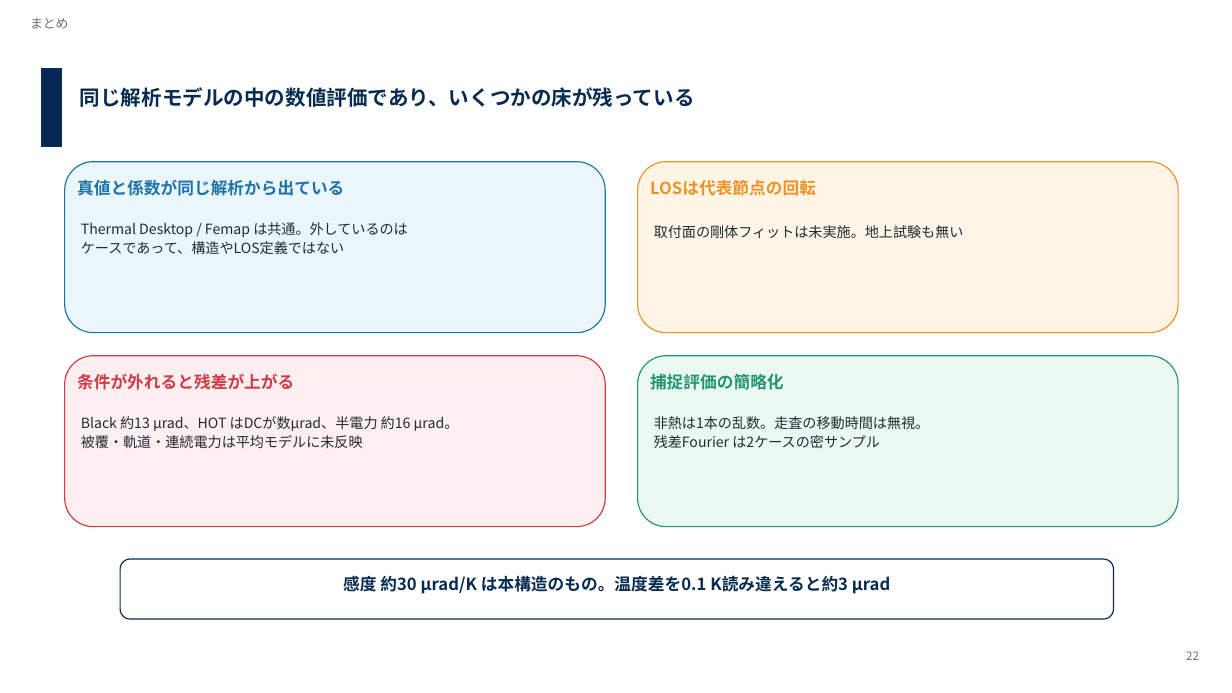
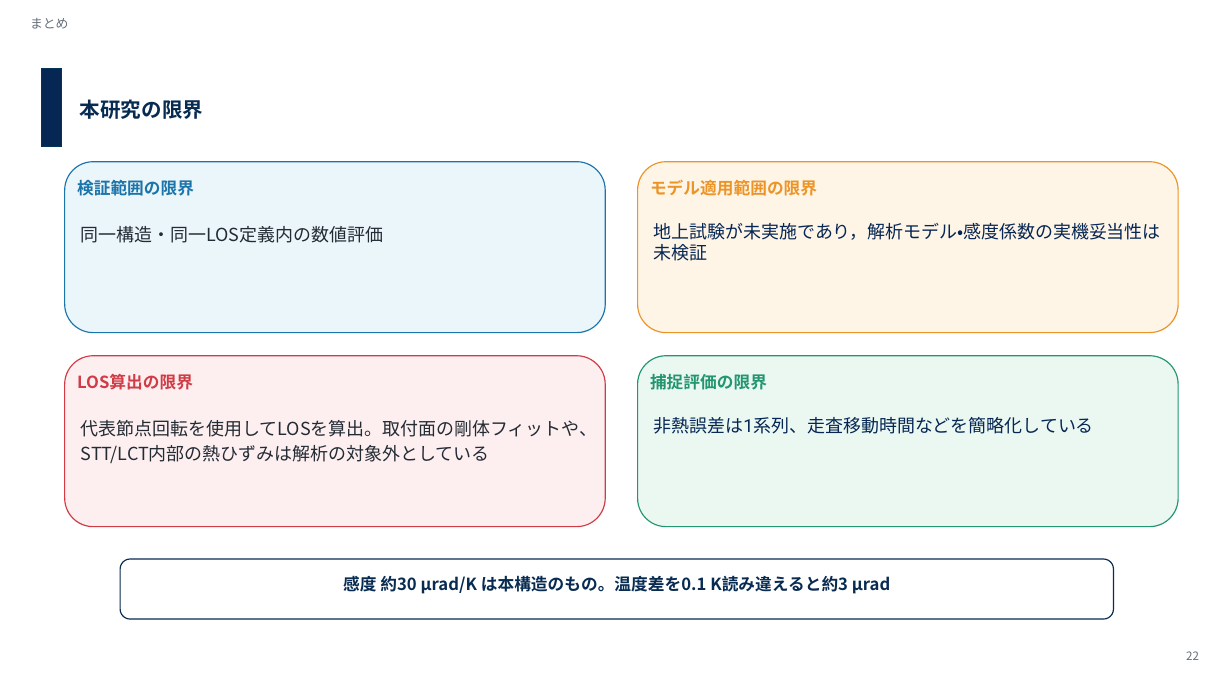
Before and after one commit to Hideki-1029/thermal-deformation-optcomm, a slide deck: slide 28 of papers/seminar/20260928_labseminar_takamoto.pptx (slide 27 before the commit). Drawn at 1232x693 pixels with LibreOffice and Linux fonts; fonts in the diff are those of the drawing; background and template pictures are left out. Boxes give left, top, right and bottom in pixels: in the first picture for what was removed or moved away, otherwise in the second. Text is boxed around its words. In the diff, an @@ line names an element or a change of style, - is before the commit and + after.

```diff
--- a/papers/seminar/20260928_labseminar_takamoto.pptx
+++ b/papers/seminar/20260928_labseminar_takamoto.pptx
@@ text at [80, 99, 203, 119]: text changed @@
-同じ解析モデルの中の数値評価であり、いくつかの床が残っている
+本研究の限界
@@ text at [650, 179, 817, 196]: text changed @@
-LOSは代表節点の回転
+モデル適用範囲の限界
@@ text at [77, 180, 194, 196]: text changed @@
-真値と係数が同じ解析から出ている
+検証範囲の限界
@@ text at [81, 226, 383, 243]: text changed; size 22 to 28 pt @@
-Thermal Desktop / Femap は共通。外しているのは
-ケースであって、構造やLOS定義ではない
+同一構造・同一LOS定義内の数値評価
@@ text at [654, 223, 1161, 261]: text changed; size 22 to 28 pt; font Noto Sans CJK JP to Roboto; text colour #232B34 to #062654 @@
-取付面の剛体フィットは未実施。地上試験も無い
+地上試験が未実施であり，解析モデル・感度係数の実機妥当性は未検証
@@ text at [77, 374, 193, 390]: text changed @@
-条件が外れると残差が上がる
+LOS算出の限界
@@ text at [650, 374, 767, 390]: text changed @@
-捕捉評価の簡略化
+捕捉評価の限界
@@ text at [654, 417, 1094, 434]: text changed; size 22 to 28 pt; font Noto Sans CJK JP to Roboto; text colour #232B34 to #062654 @@
-非熱は1本の乱数。走査の移動時間は無視。
-残差Fourier は2ケースの密サンプル
+非熱誤差は1系列、走査移動時間などを簡略化している
@@ text at [81, 420, 597, 463]: text changed; size 22 to 28 pt @@
-Black 約13 µrad、HOT はDCが数µrad、半電力 約16 µrad。
-被覆・軌道・連続電力は平均モデルに未反映
+代表節点回転を使用してLOSを算出。取付面の剛体フィットや、STT/LCT内部の熱ひずみは解析の対象外としている
```
Also in this commit, not shown: 22 other slides changed, 3 slides added, 1 other file.
